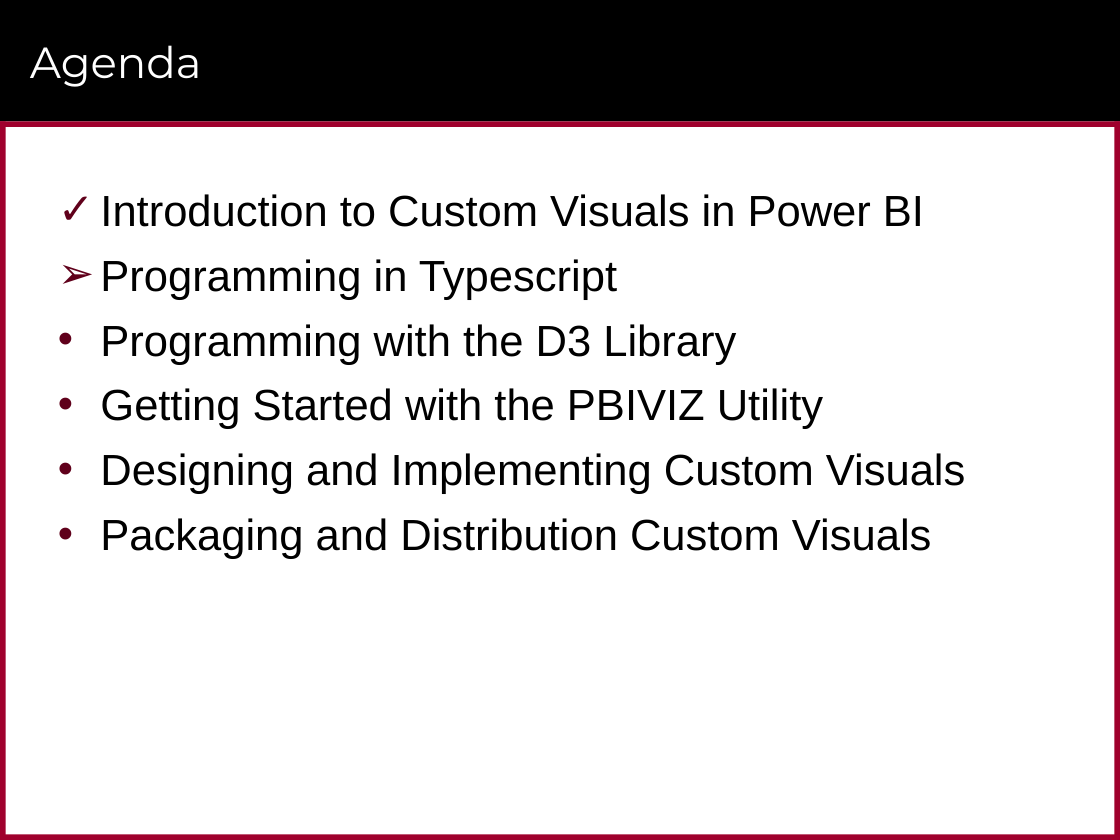
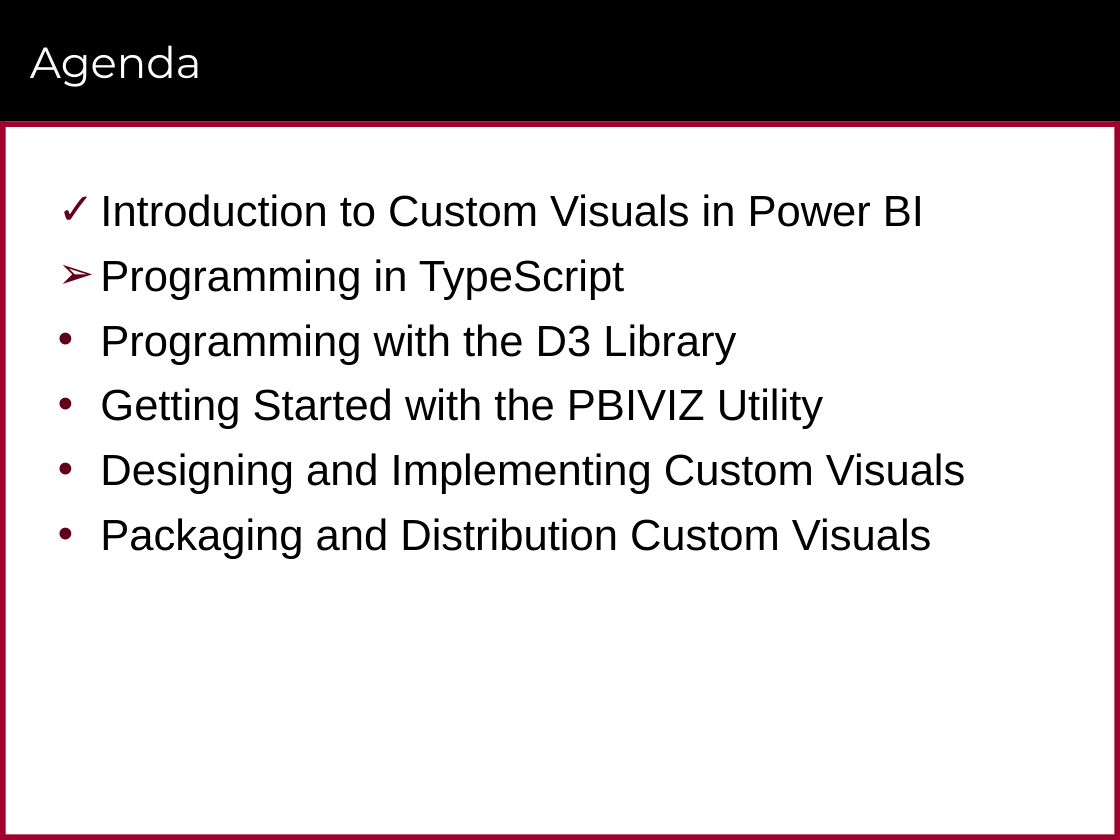
Before and after one commit to CriticalPathTraining/CustomVisualsForPowerBI, a slide deck: slide 9 of CustomVisualsForPowerBI.pptx (slide 8 before the commit). Drawn at 1120x840 pixels with LibreOffice and Linux fonts; fonts in the diff are those of the drawing; background and template pictures are left out. Boxes give left, top, right and bottom in pixels: in the first picture for what was removed or moved away, otherwise in the second. Text is boxed around its words. In the diff, an @@ line names an element or a change of style, - is before the commit and + after.

```diff
--- a/CustomVisualsForPowerBI.pptx
+++ b/CustomVisualsForPowerBI.pptx
@@ text at <box>100,259,624,300</box>: text changed @@
-➢ Programming in Typescript
+➢ Programming in TypeScript
```
Also in this commit, not shown: 17 other slides changed, 10 slides added, 25 slides removed, 29 other files.
